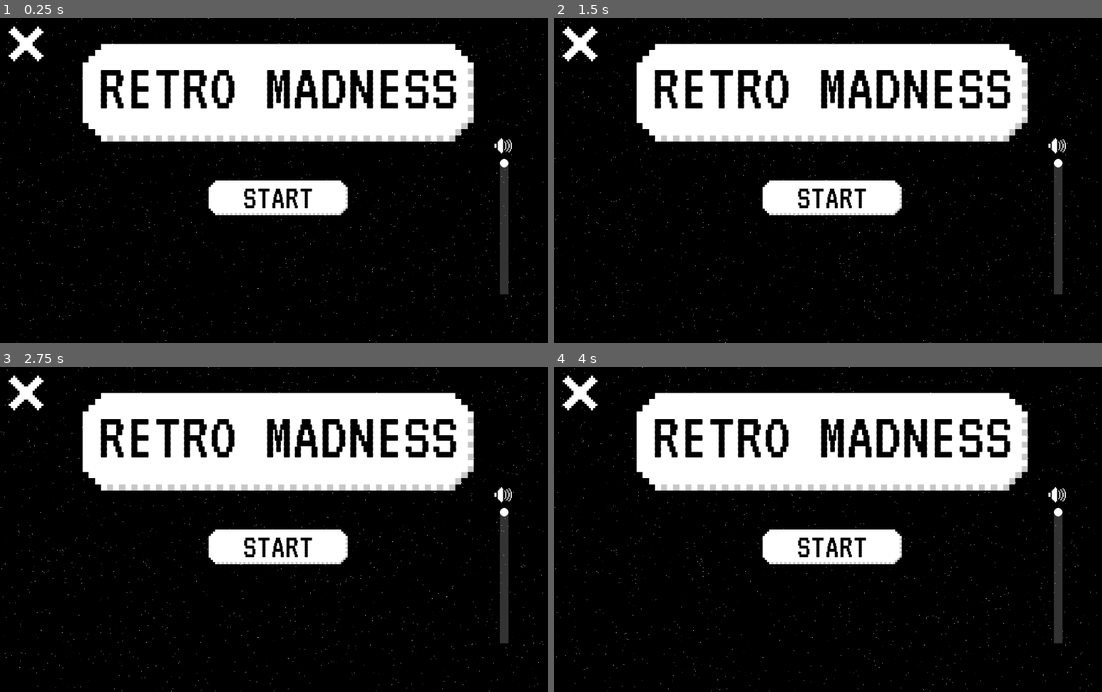
Above: before the commit, frames 1-4 (two rows, left to right).
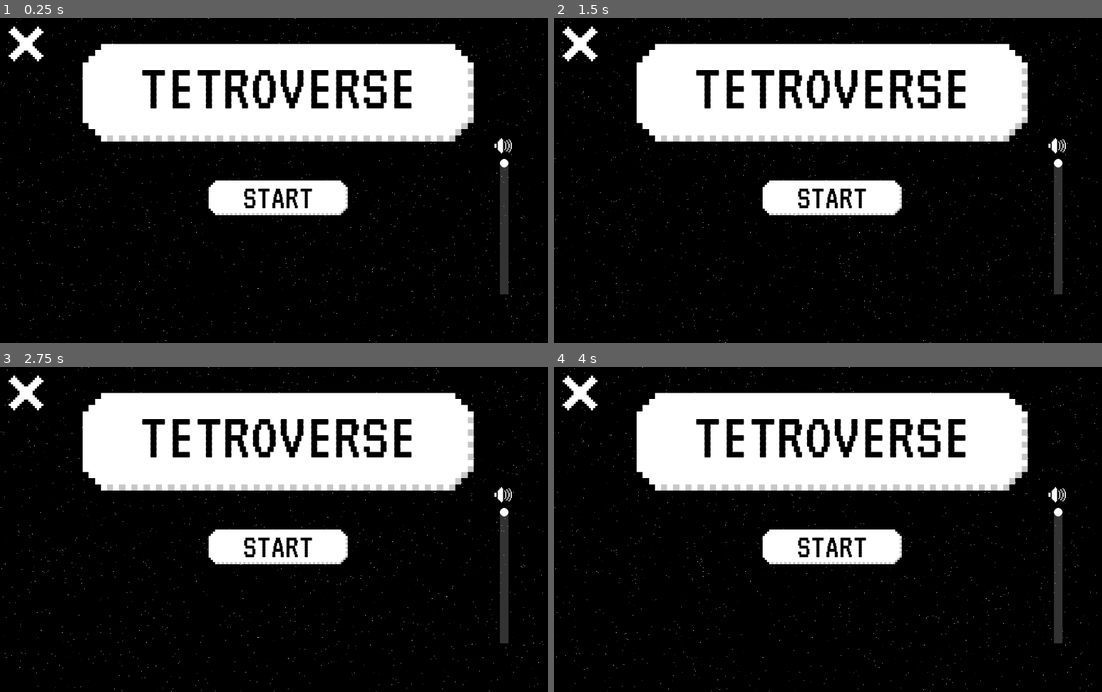
Above: after the commit, the same moments.

Repository: MetRiko/TK-Jam-2022
Game: Godot game, scene res://Scenes/UI.tscn
Two runs of this game, one before a commit and one after it. Both use one fixed random seed, a clock stepped at 60 frames per second and the inputs below. This scene is started directly instead of the project's main scene.
Inputs:
- Up to frame 1 (0.25 s): no input
- Up to frame 2 (1.5 s): click "Start" at 0.5 s; click "Start" at 1.25 s
- Up to frame 3 (2.75 s): click "Start" at 2 s
- Up to frame 4 (4 s): no input

The runs differ from the first frame. In frame 1, 4.3% of the frame differs, in the area x 18-84%, y 16-28%; in frame 2, 4.3%; in frame 3, 4.3%; in frame 4, 4.3%.

Commit message:
Add sound management with sample sounds

Diff:
--- a/Scenes/AudioPlayer.tscn
+++ b/Scenes/AudioPlayer.tscn
@@ -1,9 +1,21 @@
-[gd_scene load_steps=2 format=2]
+[gd_scene load_steps=8 format=2]
 
 [ext_resource path="res://Y2Mate.is - Infected Mushroom - Guitarmass-R_uS0aT0bG8-160k-1654088910253.mp3" type="AudioStream" id=1]
+[ext_resource path="res://Scripts/AudioPlayer.gd" type="Script" id=2]
+[ext_resource path="res://Sounds/bounce2.wav" type="AudioStream" id=3]
+[ext_resource path="res://Sounds/ball lost.wav" type="AudioStream" id=4]
+[ext_resource path="res://Sounds/snake bounce.wav" type="AudioStream" id=5]
+[ext_resource path="res://Sounds/bounce.wav" type="AudioStream" id=6]
+[ext_resource path="res://Sounds/new ball.wav" type="AudioStream" id=7]
 
 [node name="AudioPlayer" type="Node"]
+script = ExtResource( 2 )
+streamList = [ ExtResource( 4 ), ExtResource( 3 ), ExtResource( 6 ), ExtResource( 7 ), ExtResource( 5 ) ]
 
 [node name="AudioStreamPlayer" type="AudioStreamPlayer" parent="."]
 stream = ExtResource( 1 )
 autoplay = true
+
+[node name="EffectsAudioStreamPlayer" type="AudioStreamPlayer" parent="."]
+stream = ExtResource( 1 )
+autoplay = true
--- a/Scenes/UI.tscn
+++ b/Scenes/UI.tscn
@@ -80,7 +80,9 @@
 margin_right = 331.5
 margin_bottom = 193.0
 custom_fonts/font = SubResource( 1 )
-text = "Retro Madness"
+text = "Tetroverse"
+align = 1
+valign = 1
 uppercase = true
 
 [node name="ButtonContainer" type="VBoxContainer" parent="UI"]
--- a/Scripts/AudioPlayer.gd
+++ b/Scripts/AudioPlayer.gd
@@ -1,13 +1,21 @@
 extends Node
 
 onready var maxVol
+var currStream
+export(Array,AudioStreamSample) var streamList
 
 func _process(delta):
 	if $AudioStreamPlayer.playing == false:
 		$AudioStreamPlayer.play()
 		maxVol = $AudioStreamPlayer.volume_db
-	pass
 
 func changeVolume(volume):
 	volume = volume*100/maxVol
 	$AudioStreamPlayer.volume_db = volume
+
+func playSound(soundName):
+	for streams in streamList:
+		if(soundName == streams.resource_name):
+			currStream = streams
+	$EffectsAudioStreamPlayer.stream = currStream
+	$EffectsAudioStreamPlayer.play()
Not shown, added: Sounds/ball lost.wav.import
Not shown, added: Sounds/bounce.wav.import
Not shown, added: Sounds/bounce2.wav.import
Not shown, added: Sounds/new ball.wav.import
Not shown, added: Sounds/snake bounce.wav.import
Not shown, added: Sounds/ball lost.wav
Not shown, added: Sounds/bounce.wav
Not shown, added: Sounds/bounce2.wav
Not shown, added: Sounds/new ball.wav
Not shown, added: Sounds/snake bounce.wav
